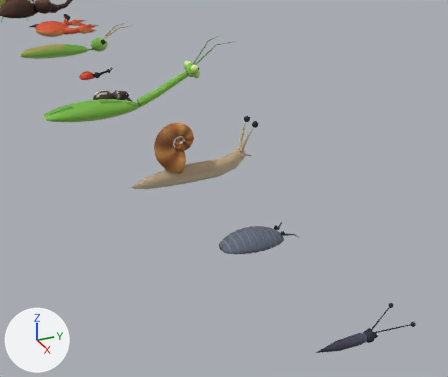
One commit to the Blender file blender/creatures_kit.blend: the scene before it, then after it.
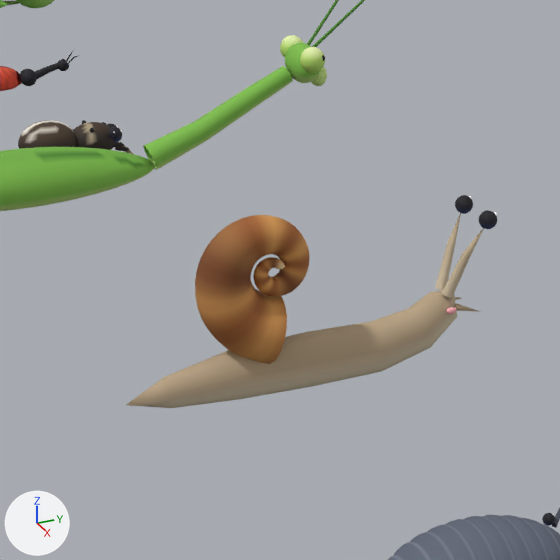
Each version appears first from a 50 mm lens placed at (20.131, -2.185, 2.704), pointed at (14.65, 0.281, -0.036), and next in a close-up on the part from 19% to 63% of the width and 13% to 64% of the height. The lights are fixed; the arrows at lower left show +X, +Y and +Z. The first two pictures are the older version.

Objects in the first close-up: 'Mantis', 'Otoshibumi', 'PillBug', 'Snail', 'Spider' and 1 more.
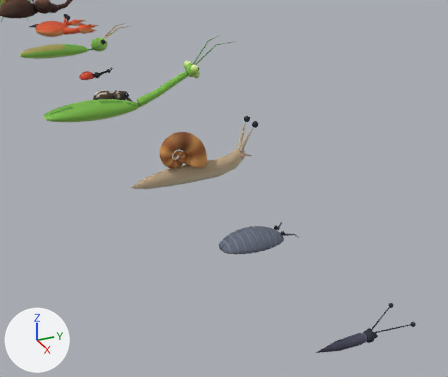
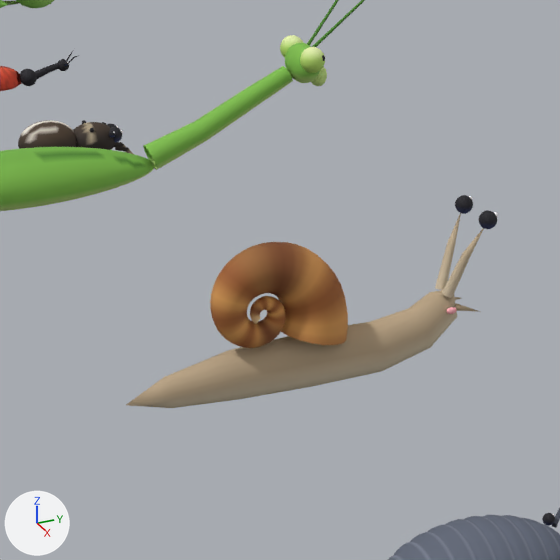
Changed parts and their boxes (x1, y1, x2, y2) in the close-ups (560 x 560 px; the box of a moved part takes in the faces that stretch with it):
part 1 of me_snail, moved or reshaped: before (195, 215, 310, 364); after (210, 242, 348, 348)

The change in detail:
me_snail is used by ob_snail; location (14.368, 0.0, 0.0).
me_snail had 1681 vertices, 1732 faces and spanned x -0.135..0.135, y -0.66..0.766, z -0.025..0.669.
me_snail now has 1681 vertices, 1732 faces and spans x -0.135..0.135, y -0.66..0.766, z -0.025..0.595.
me_snail part 1: 1243 of 1681 vertices moved; they spanned x -0.134..0.134, y -0.377..0.044, z 0.103..0.669 and now span x -0.134..0.134, y -0.329..0.194, z 0.158..0.558; mean shift (0.0, -0.012, -0.138); largest move (-0.03, -0.01, 0.537) -> (-0.03, -0.253, 0.266).
